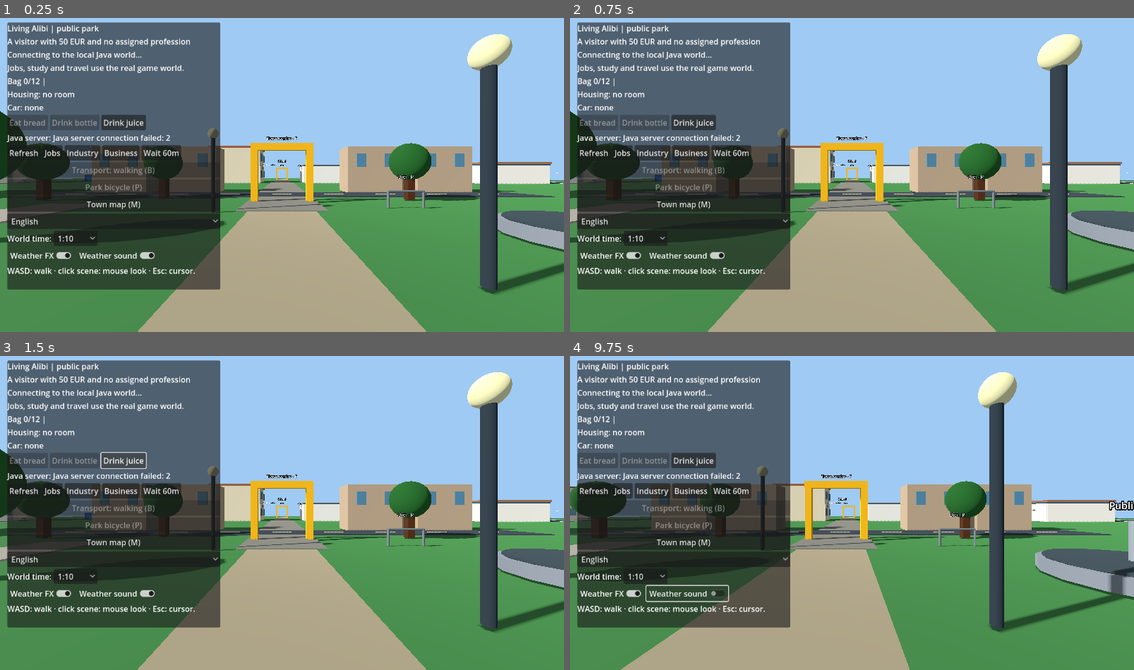
Above: before the commit, frames 1-4 (two rows, left to right).
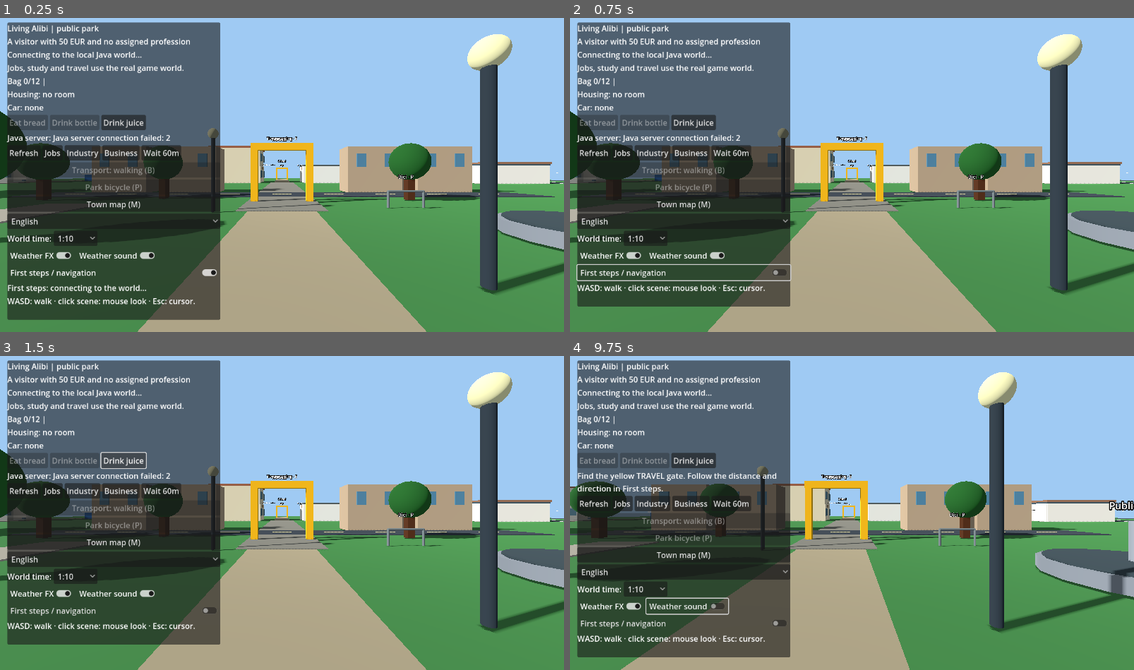
Above: after the commit, the same moments.

Repository: holovin777/living-alibi
Game: Godot game, scene res://scenes/park.tscn
Same seed, same stepped clock (60 frames per second), same inputs: the game is played once before the commit and once after it.
Inputs (mouse positions are in pixels of both pictures, inside the frame that each line leads up to):
- Up to frame 1 (0.25 s): no input
- Up to frame 2 (0.75 s): click (682, 272) at 0.5 s, where only the run after the commit has a clickable "First steps / navigation"
- Up to frame 3 (1.5 s): click "Drink juice" at 1.25 s
- Up to frame 4 (9.75 s): click "Refresh" at 2 s; click "Jobs" at 2.75 s; click "Industry" at 3.5 s; click "Business" at 4.25 s; click "Wait 60m" at 5 s; click "Town map (M)" at 5.75 s; click "English" at 6.5 s; click "1:10" at 7.25 s; click "Weather FX" at 8 s; click "Weather sound" at 8.75 s; move the mouse to (976, 497) at 9.52 s; hold D from 9.53 s (still down); tap E at 9.6 s; click (976, 497) at 9.67 s

The runs differ from the first frame. In frame 1, 4.3% of the frame differs, in the area x 1-52%, y 37-97%; in frame 2, 3.1%; in frame 3, 2.7%; in frame 4, 8.7%, in the area x 1-50%, y 37-96%.

Commit message:
Give first-time visitors optional job guidance, compass distances, landmark labels and interaction feedback

Diff:
--- a/godot/scripts/ParkDemo.gd
+++ b/godot/scripts/ParkDemo.gd
@@ -42,6 +42,8 @@
 const FamilyApartment = preload("res://scripts/FamilyApartment.gd")
 const GameLanguage = preload("res://scripts/GameLanguage.gd")
 const ResidentPersonality = preload("res://scripts/ResidentPersonality.gd")
+var _guide_label: Label
+var _guide_enabled := true
 var _apartment: Node3D
 var _apartment_active := false
 var _home_entrance: Node3D
@@ -214,6 +216,7 @@
             _try_road_crossing(relative_motion)
 
     if _apartment_active:
+        _update_first_steps()
         _animate_residents(delta)
         _weather_fx.follow(_avatar.position)
         _weather_fx.set_sheltered(true,_environment)
@@ -227,6 +230,7 @@
     _weather_fx.follow(_avatar.position)
     _weather_fx.set_sheltered(_apartment_active or _inside_guest_room(),_environment)
     if _rebirth_active():
+        _update_first_steps()
         if _near_software():
             _hint.text="E: Borgo Digital · "+_office_station()+" · F: life choices"
         elif _near_engineering():
@@ -247,6 +251,7 @@
             _hint.text = "F: life choices · WASD: local exploration" if _child_can_walk() else "Childhood · follow the family schedule"
         return
     _tick_live_clock(delta)
+    _update_first_steps()
     if not _near_gate():
         _travel_panel.visible = false
     if not _rebirth_active() and not _near_kiosk() and not _near_home_station() and not _near_car() and not _near_truck():
@@ -271,12 +276,12 @@
         _hint.text = "F: use your bed, kitchen or bathroom."
     elif _current_place == "NORTH_RESIDENCES" and _avatar.position.distance_to(ROOM_EXIT) < 2.3:
         _hint.text = "Your room is open." if _has_room_lease() else "Rent a room at reception (blue kiosk)."
+    elif _near_gate():
+        _hint.text = tr("E: travel gate (game time). Esc: cursor.")
+    elif _near_kiosk():
+        _hint.text = tr("F: local interactions. Esc: cursor.")
     elif not _nearest_resident().is_empty():
         _hint.text = "T: talk to nearby resident · Esc: cursor."
-    elif _near_gate():
-        _hint.text = "E: travel gate (game time). Esc: cursor."
-    elif _near_kiosk():
-        _hint.text = "F: local interactions. Esc: cursor."
     else:
         _hint.text = "WASD: walk · click scene: mouse look · Esc: cursor."
 
@@ -396,12 +401,59 @@
         elif event.keycode == KEY_B and not _action_panel.visible and not _travel_panel.visible and not _map_panel.visible and not _dialog_panel.visible:
             _toggle_transport()
             get_viewport().set_input_as_handled()
-        elif event.keycode == KEY_E and _near_gate() and not _map_panel.visible:
-            _toggle_travel()
+        elif event.keycode == KEY_E and not _map_panel.visible:
+            if _near_gate():
+                _toggle_travel()
+            else:
+                _message.text=tr("Find the yellow TRAVEL gate. Follow the distance and direction in First steps.")
             get_viewport().set_input_as_handled()
-        elif event.keycode == KEY_F and (_near_kiosk() or _near_home_station() or _near_car() or _near_truck()) and not _map_panel.visible:
+        elif event.keycode == KEY_F and not _map_panel.visible:
             _toggle_actions()
             get_viewport().set_input_as_handled()
+
+func _set_guide_enabled(enabled: bool) -> void:
+    _guide_enabled=enabled
+    _update_first_steps()
+
+func _guide_direction(target: Vector3) -> String:
+    var offset := target-_avatar.position
+    var distance := Vector2(offset.x,offset.z).length()
+    if distance<INTERACTION_RADIUS:
+        return tr("nearby")
+    var local := Basis(Vector3.UP,-_view_yaw)*offset
+    var angle := atan2(local.x,-local.z)
+    var sector := posmod(roundi(angle/(PI/4.0)),8)
+    var arrows := ["↑","↗","→","↘","↓","↙","←","↖"]
+    return "%s %s m" % [arrows[sector],roundi(distance)]
+
+func _update_first_steps() -> void:
+    if not is_instance_valid(_guide_label):return
+    _guide_label.visible=_guide_enabled and not _drive_active()
+    if not _guide_enabled:return
+    if not _connected:
+        _guide_label.text=tr("First steps: connecting to the world...")
+        return
+    if _rebirth_active():
+        _guide_label.text=tr("Your life: F opens choices. Follow signs to shops, work and home.")
+        return
+    var p: Dictionary=_last_snapshot.get("player",{})
+    var job = p.get("jobId")
+    var guide := ""
+    if job==null or str(job).is_empty():
+        if _current_place=="MARKET":
+            guide=tr("Optional goal: find the blue SERVICES kiosk %s. Press F and choose Apply: market assistant.") % _guide_direction(KIOSK_POSITION)
+        else:
+            guide=tr("Optional goal: earn your first money. Walk to yellow TRAVEL gate %s, press E and choose Market.") % _guide_direction(GATE_POSITION)
+    else:
+        var workplaces := {"shop-assistant":"MARKET","technician":"WORKSHOP","engineer":"OFFICE","investigator":"OFFICE","miner":"QUARRY","machinist":"FACTORY","journalist":"LIBRARY","farm-worker":"FARM","fuel-attendant":"FUEL_STATION"}
+        var site := str(workplaces.get(str(job),""))
+        if site==_current_place:
+            guide=tr("Your job: blue SERVICES kiosk %s. Press F for work actions during working hours.") % _guide_direction(KIOSK_POSITION)
+        elif not site.is_empty():
+            guide=tr("Your job: %s. Travel gate %s (E).") % [str(TownLayout.LABELS.get(site,site)),_guide_direction(GATE_POSITION)]
+        else:
+            guide=tr("Explore freely: use the blue SERVICES kiosk for local actions.")
+    _guide_label.text=guide+"\n"+(tr("Travel E: %s · Services F: %s · Map M · Talk T") % [_guide_direction(GATE_POSITION),_guide_direction(DEPOT_DESK if _current_place=="LOGISTICS_DEPOT" else KIOSK_POSITION)])
 
 func _near_gate() -> bool:
     return _avatar.position.distance_to(GATE_POSITION) < INTERACTION_RADIUS
@@ -2829,8 +2881,10 @@
             GATE_POSITION + Vector3(1.6, 1.55, 0.0))
     _box(_scenery, Vector3(3.6, 0.38, 0.45), Color(0.94, 0.69, 0.12),
             GATE_POSITION + Vector3(0.0, 3.2, 0.0))
+    _sign(_scenery,tr("TRAVEL · E"),GATE_POSITION+Vector3(0,3.65,0))
     if _scenery.name != "PublicScene_LOGISTICS_DEPOT":
         # Blue kiosk: only offers actions physically available in this district.
+        _sign(_scenery,tr("SERVICES · F"),KIOSK_POSITION+Vector3(0,2.25,0))
         _box(_scenery, Vector3(2.4, 1.4, 1.6), Color(0.13, 0.39, 0.69),
                 KIOSK_POSITION + Vector3(0.0, 0.7, 0.0))
         _box(_scenery, Vector3(3.2, 0.22, 2.2), Color(0.88, 0.89, 0.89),
@@ -2975,7 +3029,18 @@
     audio_toggle.button_pressed = true
     audio_toggle.toggled.connect(_set_weather_audio)
     atmosphere_row.add_child(audio_toggle)
+    var guide_toggle := CheckButton.new()
+    guide_toggle.text = "First steps / navigation"
+    guide_toggle.button_pressed = true
+    guide_toggle.toggled.connect(_set_guide_enabled)
+    column.add_child(guide_toggle)
+    _guide_label=Label.new()
+    _guide_label.autowrap_mode=TextServer.AUTOWRAP_WORD_SMART
+    _guide_label.custom_minimum_size=Vector2(420,0)
+    _guide_label.text=tr("First steps: connecting to the world...")
+    column.add_child(_guide_label)
     _hint = Label.new()
+    _hint.autowrap_mode=TextServer.AUTOWRAP_WORD_SMART
     _hint.text = "WASD: walk · click scene: mouse look · Esc: cursor."
     column.add_child(_hint)
     _jobs = Label.new()
